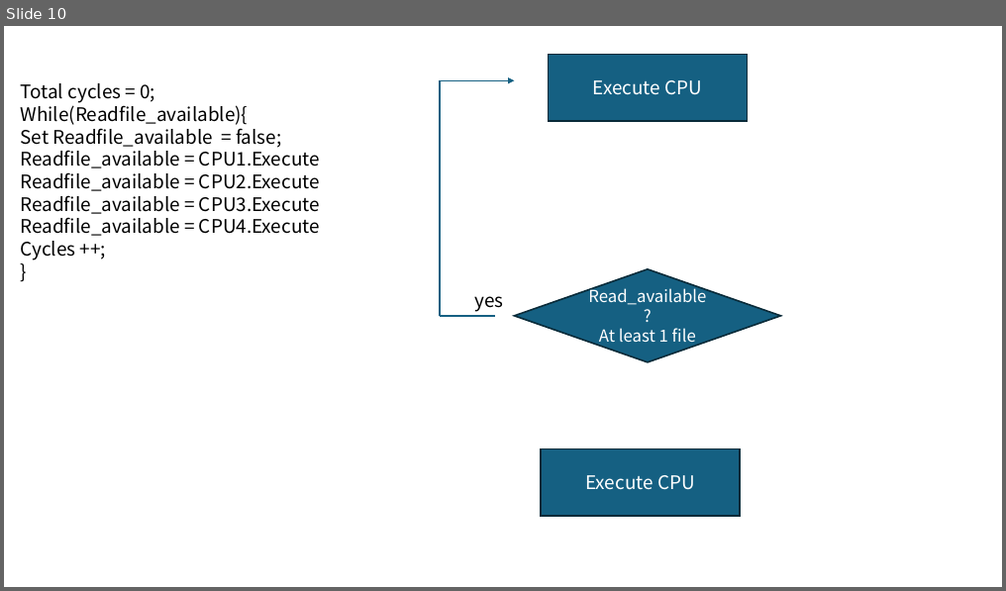
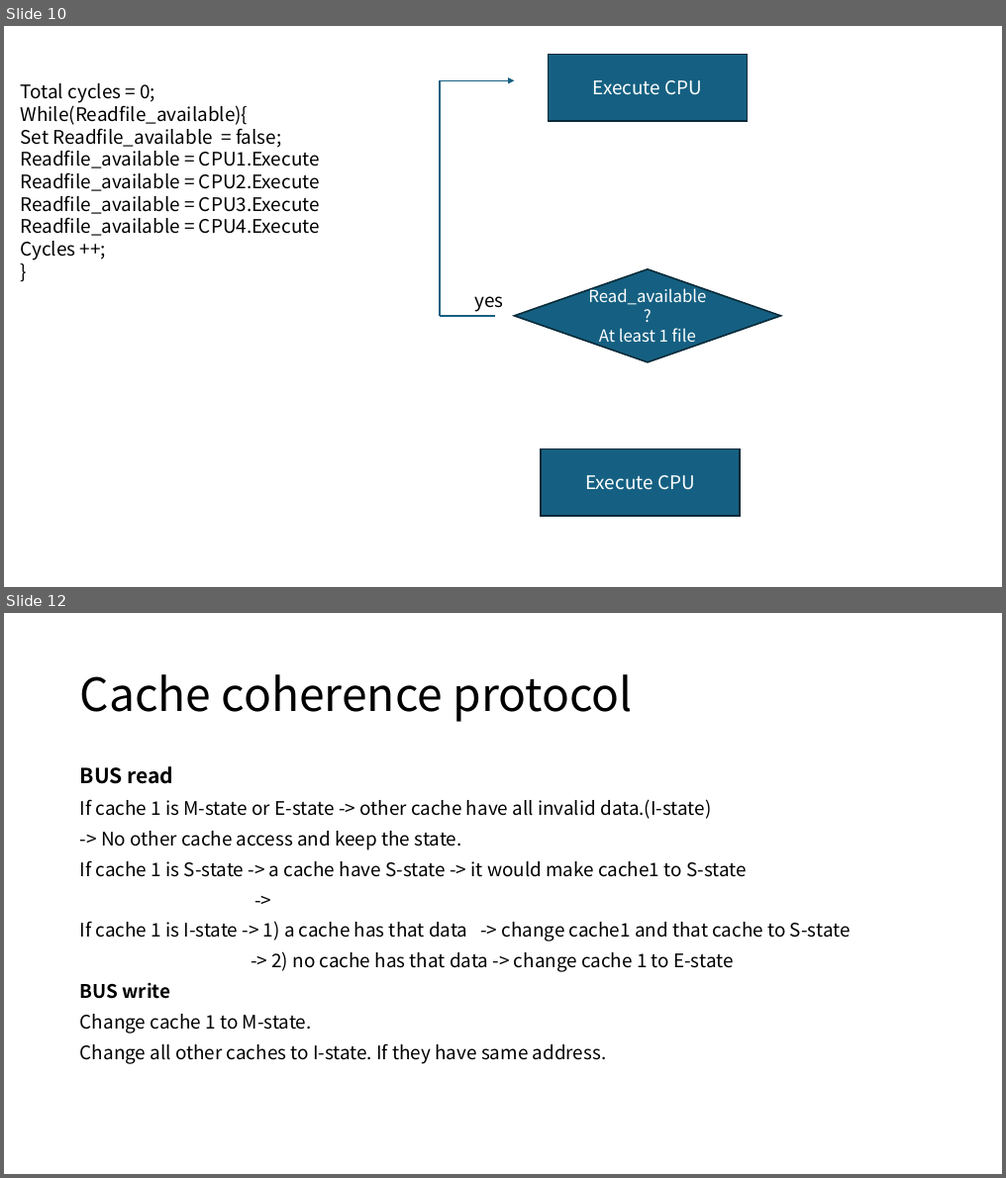
Before and after one commit to GillchLee/CS4223, a slide deck: assignment2/Assignment2.pptx. Shown one above the other, each under a label of ours: slide 10 before the commit, slides 10 and 12 after it; the slides between them are not shown. The pictures are 1006x591 and 1006x1178 pixels, drawn with LibreOffice and Linux fonts; fonts in the diff are those of the drawing. Boxes give left, top, right and bottom in pixels: in the first picture for what was removed or moved away, otherwise in the second. Text is boxed around its words. In the diff, an @@ line names an element or a change of style, - is before the commit and + after.

Commit message:
MESI protocol ( store instruction update)

```diff
--- a/assignment2/Assignment2.pptx
+++ b/assignment2/Assignment2.pptx
@@ slide 12 added at (4, 613, 1002, 1174), background #FFFFFF @@
@@ title added at (80, 674, 634, 722), 44 pt, text #000000 @@
+Cache coherence protocol
@@ text added at (80, 766, 850, 1064), 18 pt, text #000000 @@
+BUS read
+If cache 1 is M-state or E-state -> other cache have all invalid data.(I-state)
+-> No other cache access and keep the state.
+If cache 1 is S-state -> a cache have S-state -> it would make cache1 to S-state
+->
+If cache 1 is I-state -> 1) a cache has that data -> change cache1 and that cache to S-state
+-> 2) no cache has that data -> change cache 1 to E-state
+BUS write
+Change cache 1 to M-state.
+Change all other caches to I-state. If they have same address.
```
Also in this commit, not shown: 1 slide changed, 8 other slides added, 1 other file.
